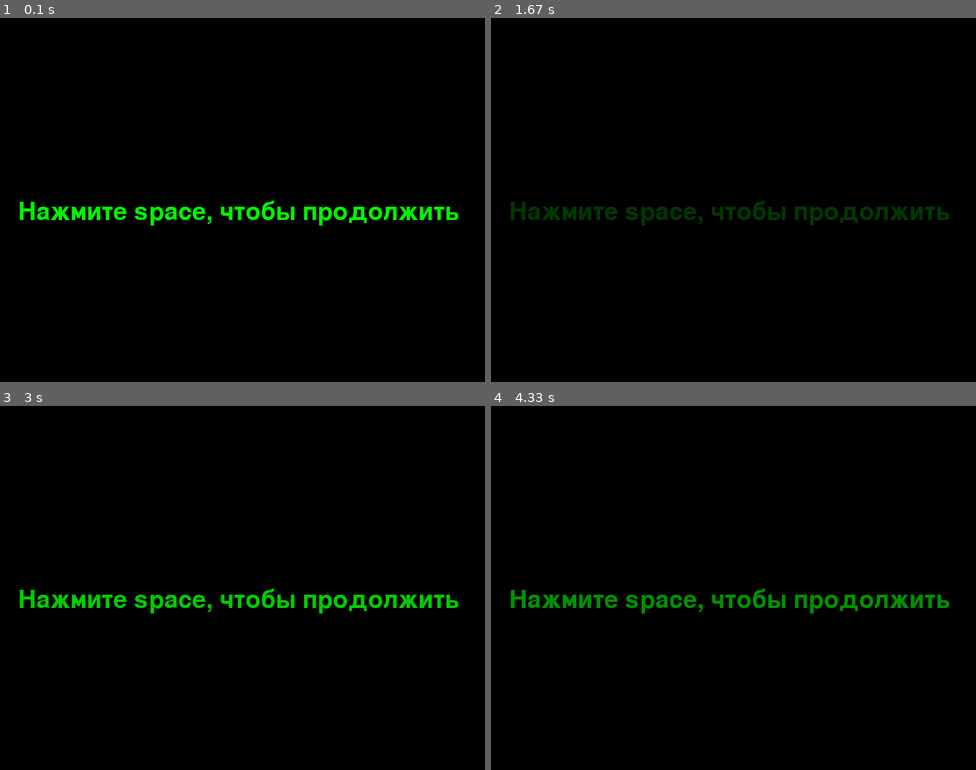
Above: before the commit, frames 1-4 (two rows, left to right).
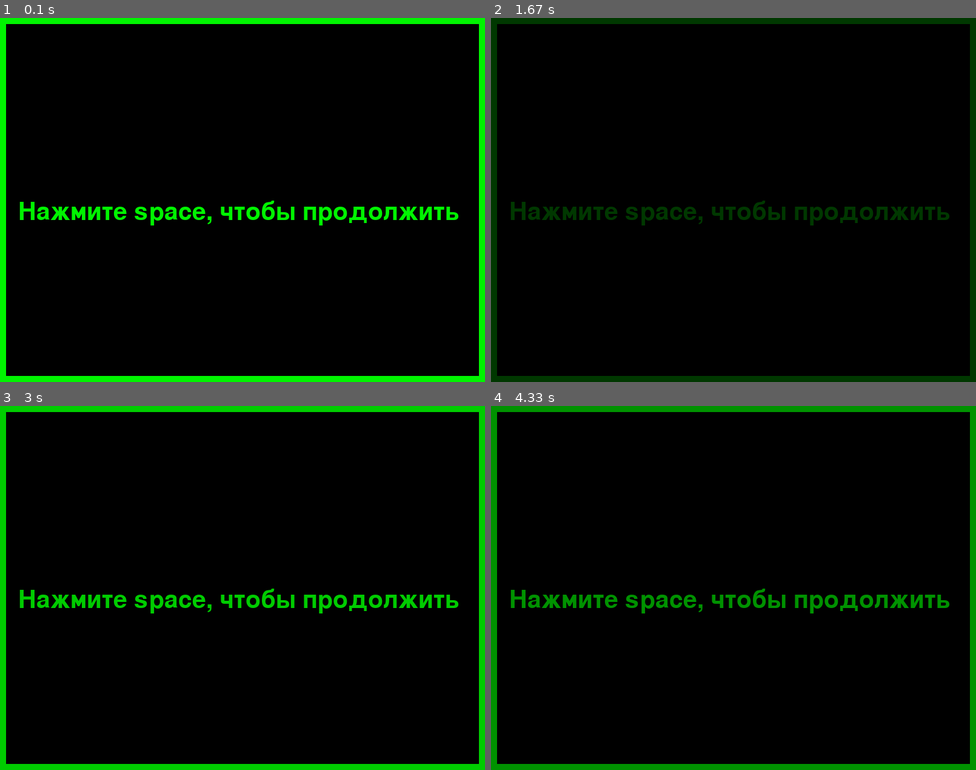
Above: after the commit, the same moments.

Repository: night0hunter/heroes_of_might_and_magic_pygame
Game: pygame game, started from menu.py
Two runs of this game, one before a commit and one after it. Both use one fixed random seed, a clock stepped at 60 frames per second and the inputs below.
Inputs:
- Up to frame 1 (0.1 s): no input
- Up to frame 2 (1.67 s): no input
- Up to frame 3 (3 s): no input
- Up to frame 4 (4.33 s): no input

The runs differ from the first frame. In frame 1, 5.8% of the frame differs, in the area x 0-100%, y 0-100%; in frame 2, 5.8%; in frame 3, 5.8%; in frame 4, 5.8%.

Commit message:
rectangle added

Diff:
--- a/menu.py
+++ b/menu.py
@@ -23,6 +23,9 @@
         screen.fill((0, 0, 0))
         text = font.render("Нажмите space, чтобы продолжить", True, (0, color, 0))
         screen.blit(text, (text_x, text_y))
+
+        pygame.draw.rect(screen, (0, color, 0), (0, 0,
+                                           800, 600), 10)
         pygame.display.flip()
         if flag:
             color -= 1
